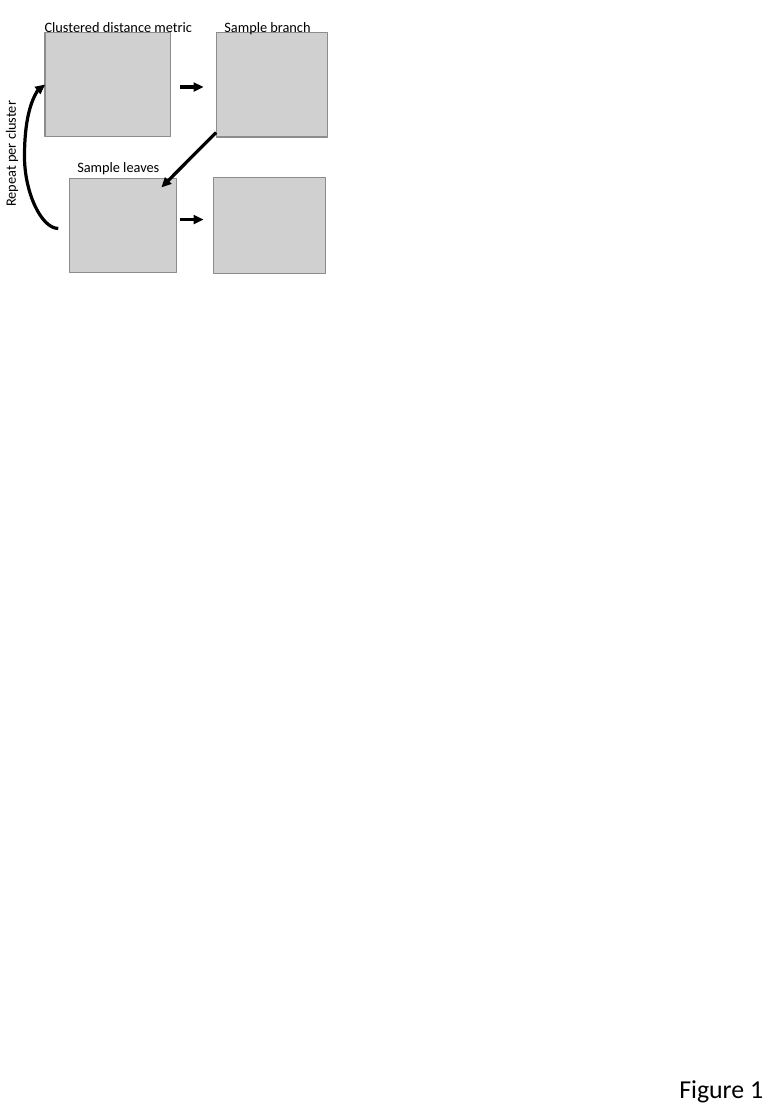
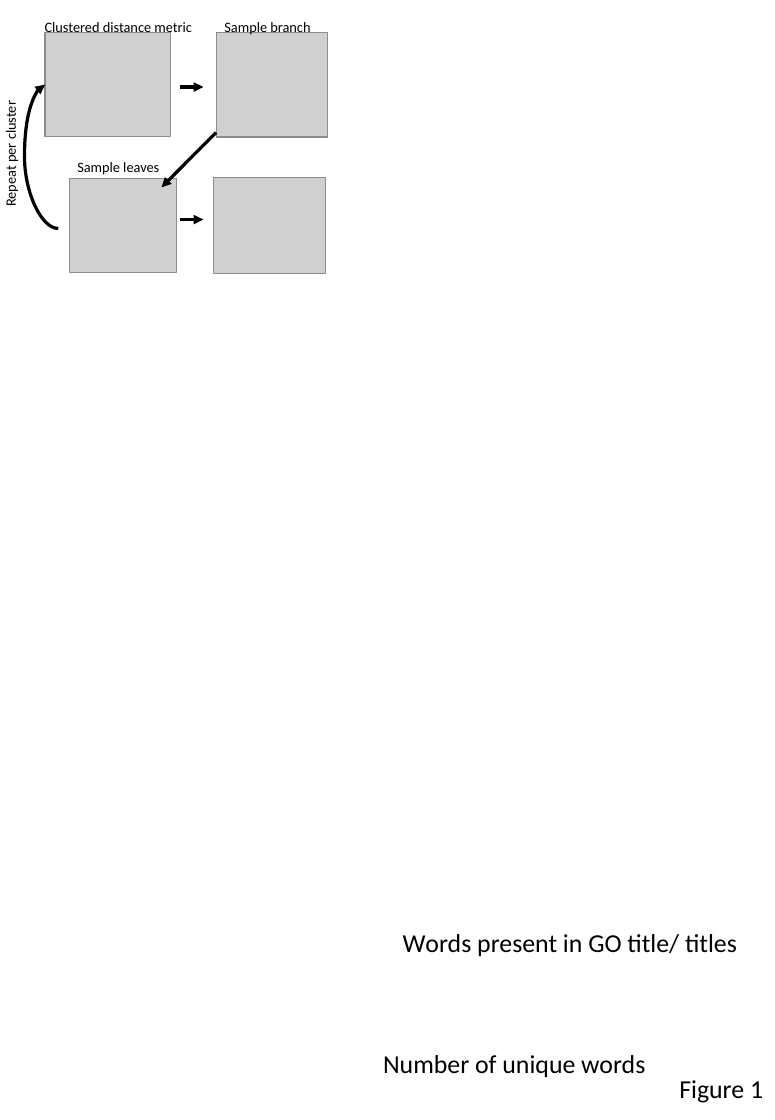
Before and after one commit to leonidaslundell/Ontology-Descent, a slide deck: slide 1 of ClusteringAlgoDevelopment/Figures V1.pptx. Drawn at 775x1120 pixels with LibreOffice and Linux fonts; fonts in the diff are those of the drawing; grey boxes stand for pictures; background and template pictures are left out. Boxes give left, top, right and bottom in pixels: in the first picture for what was removed or moved away, otherwise in the second. Text is boxed around its words. In the diff, an @@ line names an element or a change of style, - is before the commit and + after.

```diff
--- a/ClusteringAlgoDevelopment/Figures V1.pptx
+++ b/ClusteringAlgoDevelopment/Figures V1.pptx
@@ text added at box(403, 934, 737, 956), 18 pt, text #000000 @@
+Words present in GO title/ titles
@@ text added at box(383, 1055, 645, 1077), 18 pt, text #000000 @@
+Number of unique words
```
Also in this commit, not shown: 1 other slide changed, 2 slides added, 2 slides removed, 59 other files.
